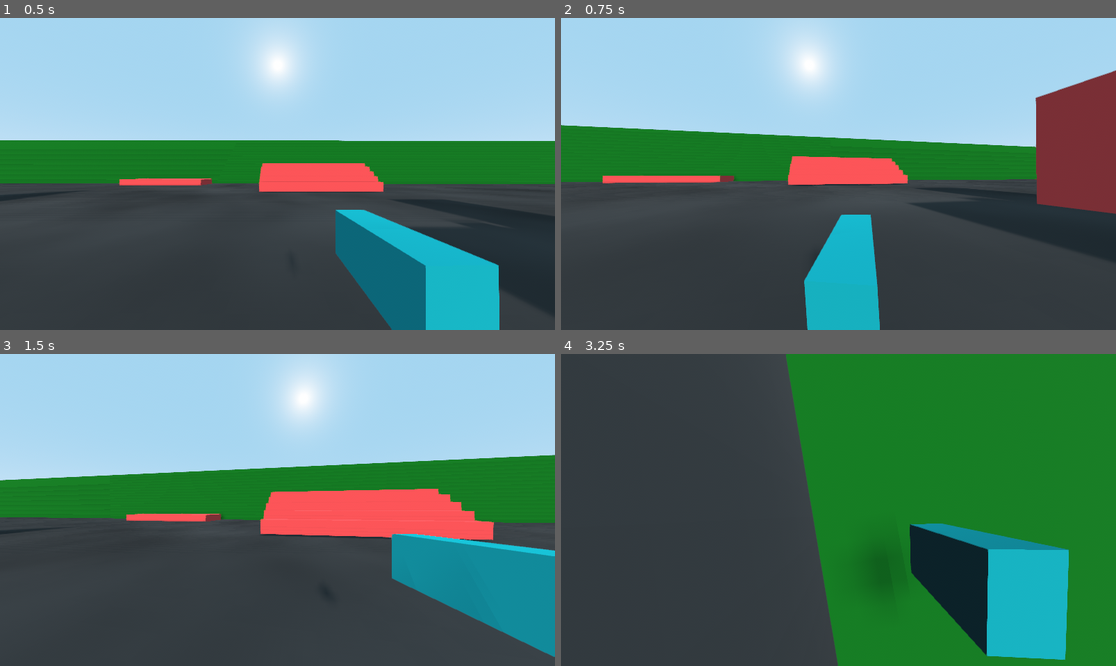
Above: before the commit, frames 1-4 (two rows, left to right).
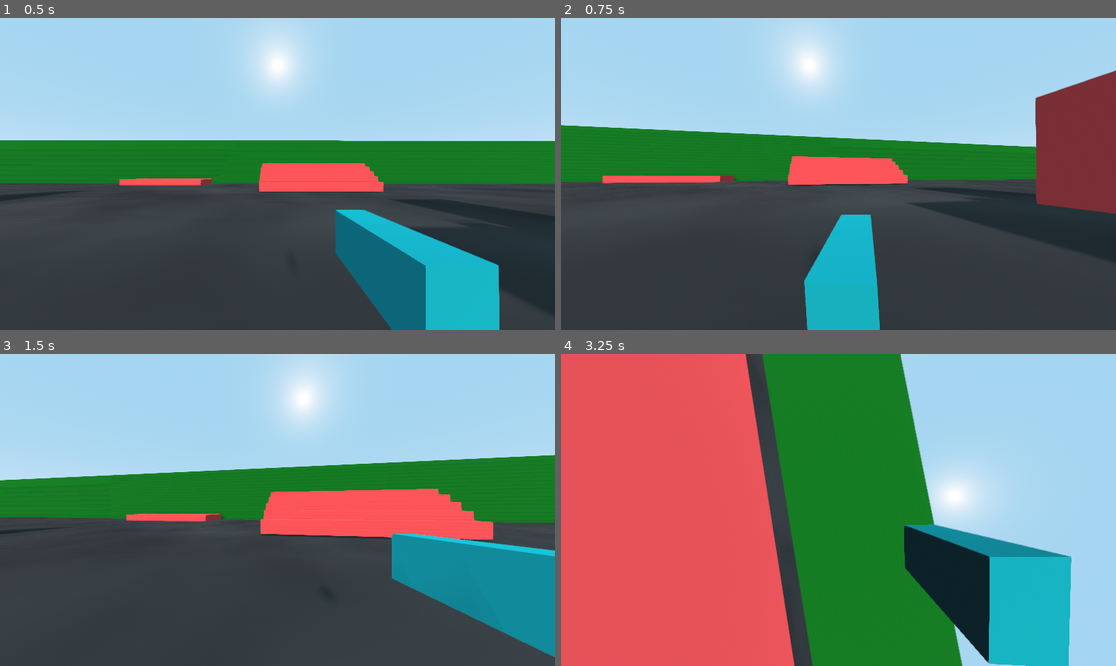
Above: after the commit, the same moments.

Repository: Btan2/Q_Move
Game: Godot game, scene res://Scene1.tscn
Two runs of this game, one before a commit and one after it. Both use one fixed random seed, a clock stepped at 60 frames per second and the inputs below.
Inputs (mouse positions are in pixels of both pictures, inside the frame that each line leads up to):
- Up to frame 1 (0.5 s): no input
- Up to frame 2 (0.75 s): move the mouse to (866, 174) at 0.52 s; hold W (move_forward) from 0.53 s (still down); hold Ctrl (crouch) from 0.53 s (still down)
- Up to frame 3 (1.5 s): keep holding W (move_forward); tap Space (jump) at 0.77 s; move the mouse to (249, 510) at 1.27 s; release Ctrl (crouch) at 1.28 s; tap Ctrl (crouch) at 1.35 s
- Up to frame 4 (3.25 s): keep holding W (move_forward); tap Space (jump) at 1.52, 3.02 s; move the mouse to (849, 503) at 2.02 s; hold Shift (shift) 2.03-2.78 s; tap Ctrl (crouch) at 2.3, 3.05 s; move the mouse to (832, 516) at 2.77 s; tap K at 2.85 s

Frame 1 is identical in both runs. In frame 2, less than 0.1% of the frame differs, in the area x 9-100%, y 16-100%; in frame 3, less than 0.1%; in frame 4, 69%, in the area x 0-100%, y 0-100%.

Commit message:
Add walking toggle and increase player speed if fully uncrouched

Diff:
--- a/scripts/pmove.gd
+++ b/scripts/pmove.gd
@@ -35,6 +35,7 @@
 var is_dead : bool = false
 var jump_press : bool = false
 var crouch_press : bool = false
+var toggle_walk : bool = false
 var ground_plane : bool = false
 var prev_y : float = 0.0
 var velocity : Vector3 = Vector3.ZERO
@@ -48,6 +49,11 @@
 ===============
 """
 func _input(_event):
+	if Input.is_key_pressed(KEY_CAPSLOCK):
+		if toggle_walk:
+			toggle_walk = false
+		else:
+			toggle_walk = true
 
 	if Input.is_key_pressed(KEY_K):
 		is_dead = true if !is_dead else false
@@ -71,9 +77,12 @@
 
 	if Input.is_action_pressed("crouch"):
 		crouch_press = true
+		if movespeed == MAXSPEED:
+			movespeed = WALKSPEED
+		else:
+			movespeed = WALKSPEED / 2.0
 	else:
 		crouch_press = false
-
 
 """
 ===============
@@ -107,9 +116,7 @@
 func crouch():
 	var crouch_speed = 20.0 * deltaTime
 
-	if collider.shape.height >= (PLAYER_HEIGHT - 0.1):
-		movespeed = MAXSPEED
-	else:
+	if collider.shape.height <= (PLAYER_HEIGHT - 0.1):
 		movespeed = WALKSPEED
 
 	if crouch_press:
